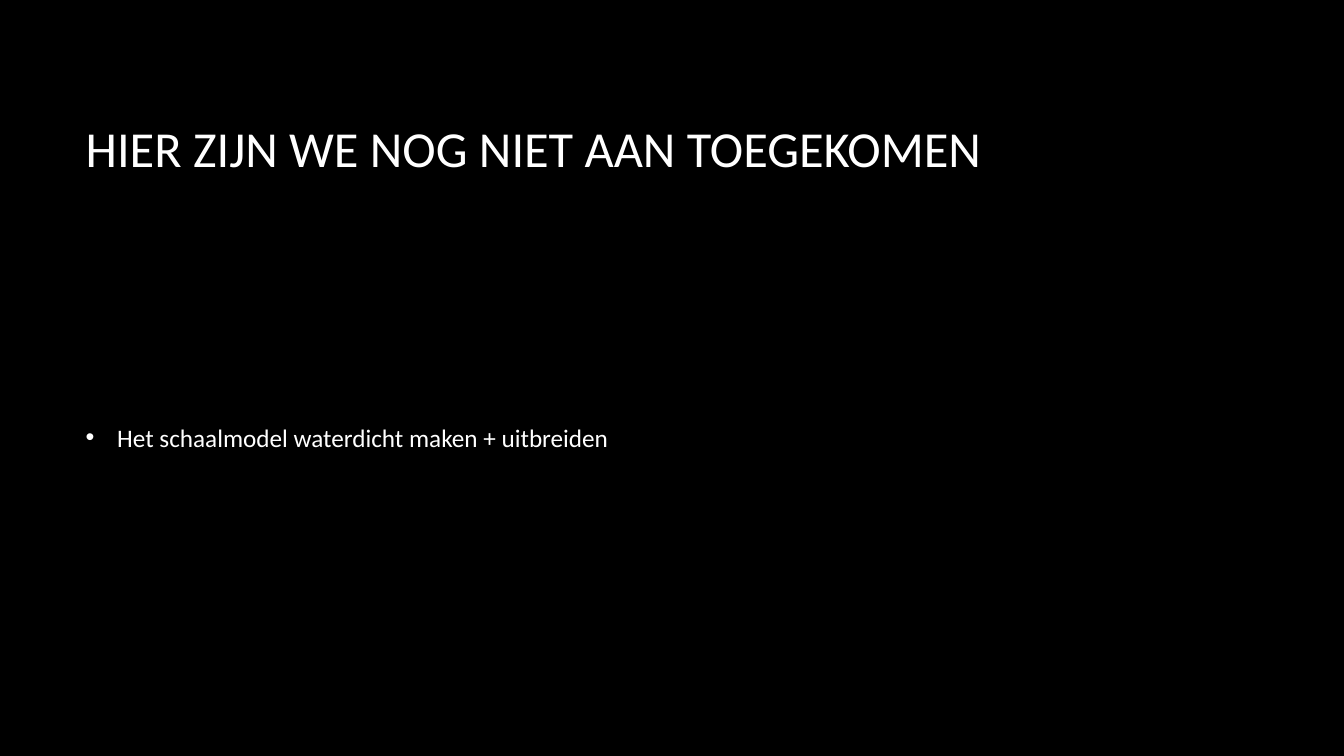
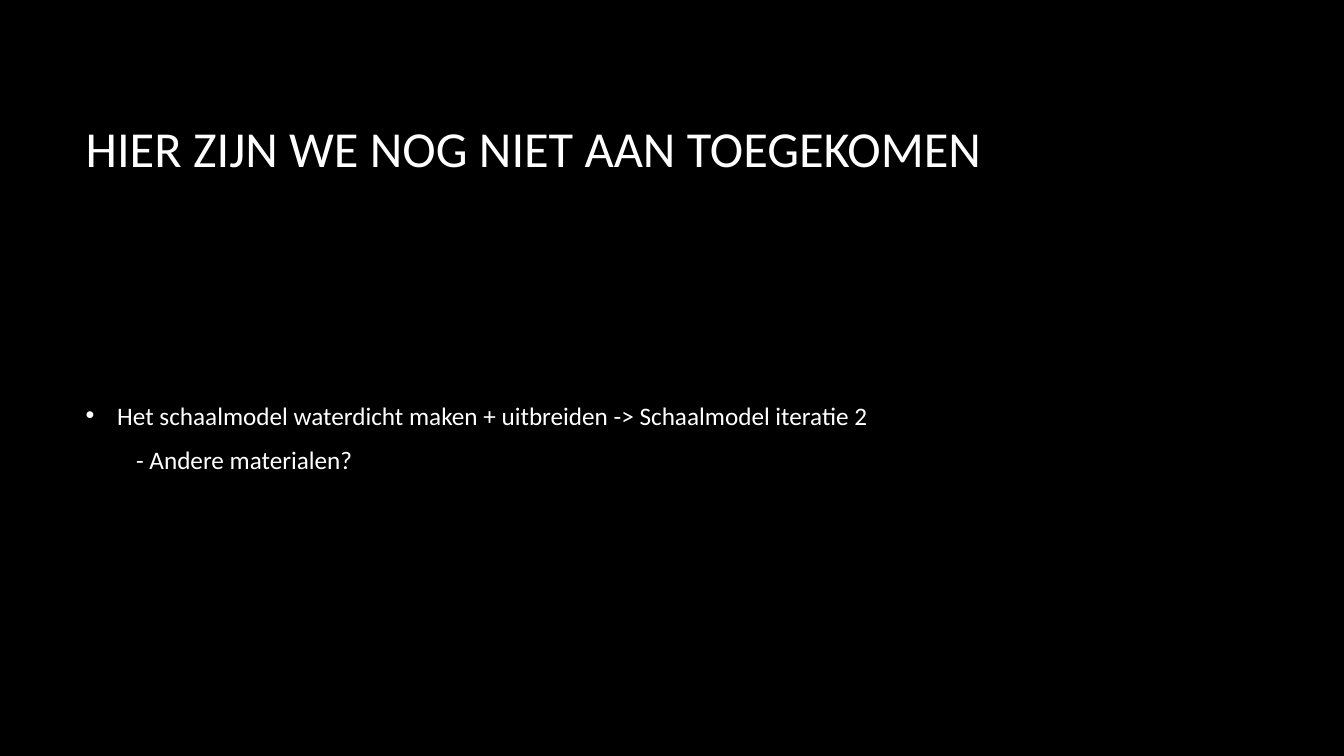
Before and after one commit to Matthijs-Hart/Project-5-6---Floating-Farm, a slide deck: slide 8 of Presentaties/Sprint 4.pptx. Drawn at 1344x756 pixels with LibreOffice and Linux fonts; fonts in the diff are those of the drawing; background and template pictures are left out. Boxes give left, top, right and bottom in pixels: in the first picture for what was removed or moved away, otherwise in the second. Text is boxed around its words. In the diff, an @@ line names an element or a change of style, - is before the commit and + after.

```diff
--- a/Presentaties/Sprint 4.pptx
+++ b/Presentaties/Sprint 4.pptx
@@ text at [117, 407, 867, 469]: text changed @@
-• Het schaalmodel waterdicht maken + uitbreiden
+• Het schaalmodel waterdicht maken + uitbreiden -> Schaalmodel iteratie 2
+- Andere materialen?
```
Also in this commit, not shown: 3 other slides changed, 1 other file.
